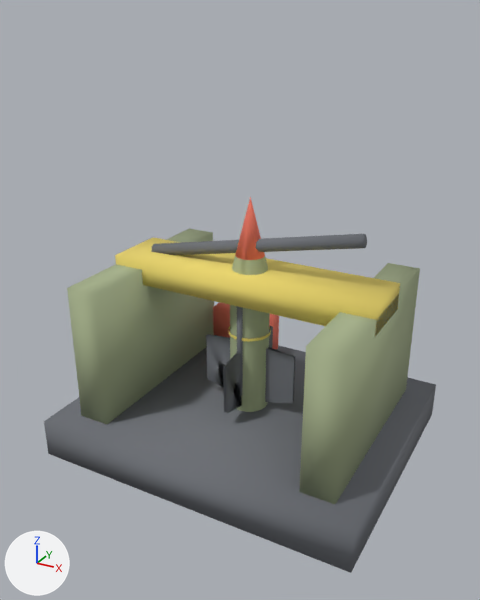
The OBJ model src/main/resources/assets/apexballistics/models/block/missile_assembly.obj, before and after one commit.
One viewpoint serves both versions: a 50 mm lens placed at (1.357, -2.12, 1.281), pointed at (0.471, -0.509, 0.476). Lighting does not change. The marker at lower left points along +X, +Y and +Z. The older version comes first. Where no turn or scale is listed for an object, it has been applied to the vertices. Vertices at exactly the same position are counted once.

Names of what the first picture shows: 'missile_assembly'.
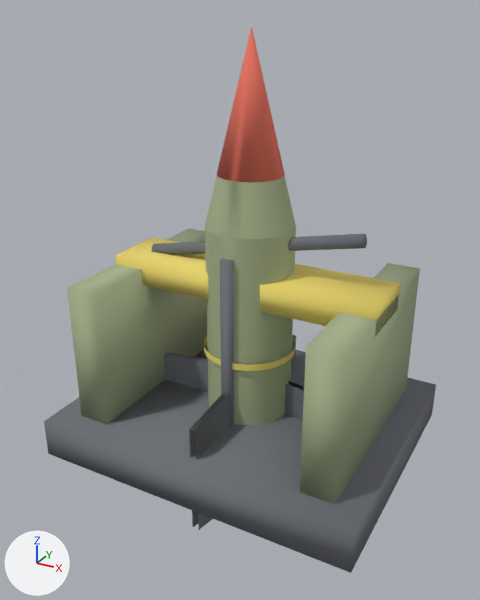
Changed parts and their boxes [x1, y1, x2, y2] in the pictures (480 x 600 px; the box of a moved part takes in the faces that stretch with it):
'missile_assembly', reshaped (45% taller)
    before: [44, 197, 436, 573]
    after: [44, 27, 436, 573]
part 1 of me_missile_assembly, moved or reshaped
    before: [230, 197, 270, 412]
    after: [205, 27, 296, 425]
part 2 of me_missile_assembly, moved or reshaped
    before: [223, 352, 242, 413]
    after: [189, 394, 229, 530]
part 3 of me_missile_assembly, moved or reshaped (mostly hidden)
    before: [269, 326, 273, 348]
    after: [291, 335, 296, 363]
part 4 of me_missile_assembly, moved or reshaped
    before: [206, 334, 230, 388]
    after: [164, 352, 208, 392]
part 5 of me_missile_assembly, moved or reshaped
    before: [265, 347, 296, 403]
    after: [285, 381, 304, 420]
part 6 of me_missile_assembly, moved or reshaped
    before: [237, 306, 243, 396]
    after: [220, 258, 234, 426]
part 7 of me_missile_assembly, moved or reshaped
    before: [228, 326, 271, 342]
    after: [204, 336, 295, 371]

The change in detail:
me_missile_assembly is used by ob_missile_assembly; location (0.0, 0.0, 0.0).
me_missile_assembly had 342 vertices, 296 faces and spanned x 0.0..1.0, y -0.9..-0.1, z 0.0..0.794.
me_missile_assembly now has 342 vertices, 296 faces and spans x 0.0..1.0, y -0.9..-0.1, z -0.312..1.236.
me_missile_assembly part 1: the loose piece of 146 vertices spanning x 0.44..0.56, y -0.56..-0.44, z 0.122..0.794 is scaled about its middle by 2.18, then moved by (0.0, 0.0, 0.045).
me_missile_assembly part 2: the loose piece of 8 vertices spanning x 0.495..0.505, y -0.654..-0.56, z 0.142..0.334 is scaled about its middle by 2.18, then moved by (0.0, -0.126, -0.215).
me_missile_assembly part 3: the loose piece of 8 vertices spanning x 0.495..0.505, y -0.44..-0.346, z 0.142..0.334 is scaled about its middle by 2.18, then moved by (0.0, 0.126, -0.215).
me_missile_assembly part 4: the loose piece of 8 vertices spanning x 0.346..0.44, y -0.505..-0.495, z 0.142..0.334 is scaled about its middle by 2.18, then moved by (-0.126, 0.0, -0.215).
me_missile_assembly part 5: the loose piece of 8 vertices spanning x 0.56..0.654, y -0.505..-0.495, z 0.142..0.334 is scaled about its middle by 2.18, then moved by (0.126, 0.0, -0.215).
me_missile_assembly part 6: the loose piece of 8 vertices spanning x 0.492..0.508, y -0.567..-0.548, z 0.18..0.526 is scaled about its middle by 2.18, then moved by (0.0, -0.068, -0.079).
me_missile_assembly part 7: the loose piece of 56 vertices spanning x 0.435..0.565, y -0.565..-0.435, z 0.372..0.382 is scaled about its middle by 2.18, then moved by (0.0, 0.0, -0.051).
Other edits to the shape of me_missile_assembly do not show in these pictures.
